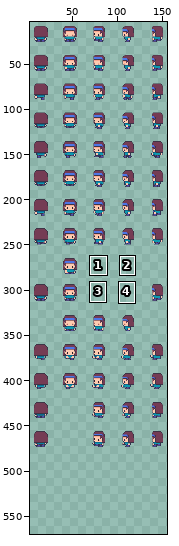
One commit to this sprite sheet: Assets/Art/S_Avatar.png. Above: a wide view before the commit, with the close-up outlined.
Close-up. Before the edit:
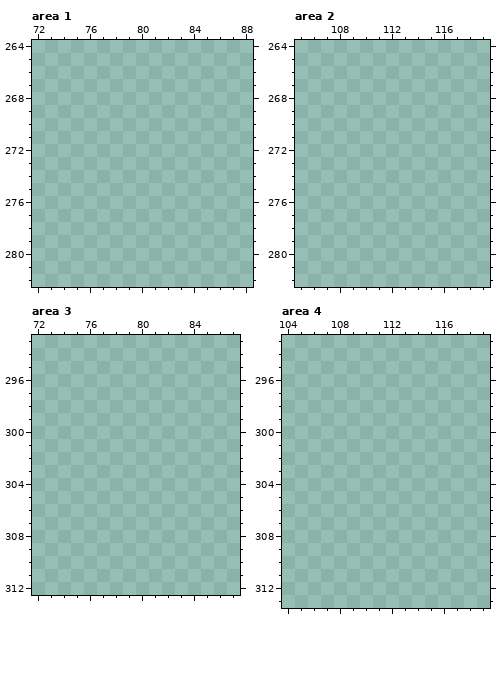
The file is 160x300 pixels. Shown: area 1: x 72..88, y 264..282; area 2: x 105..119, y 264..282; area 3: x 72..87, y 293..312; area 4: x 104..119, y 293..313. The old version is drawn lined up with the new one. The wide view leaves out empty margins. The commit also changed other parts of the picture, which this record leaves out.
Palette (. is transparent): 
The result:
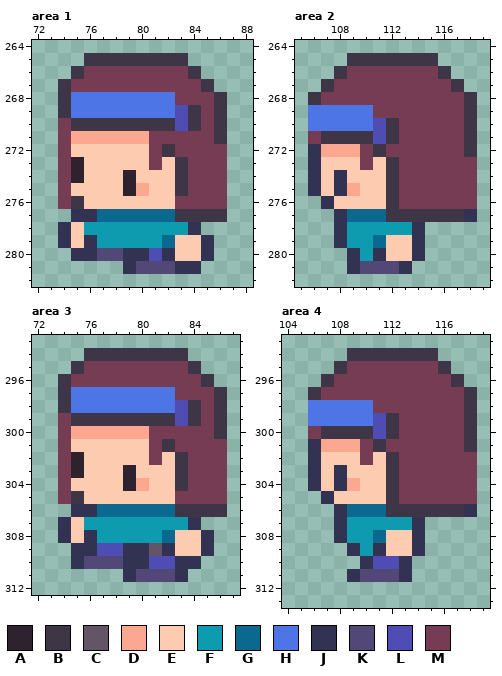
Colours new in this view: A #2e222f  B #3e3546  C #625565  D #fca790  E #fdcbb0  F #0e9baf  G #0b698f  H #4d75e6  J #323353  K #524877  L #4f4db4  M #753c54
What changed:
canvas 160x300 -> 160x576; drawings rearranged on the sheet (the old picture shows each at its new place; 5 dropped ones are not shown)
Changed rows in their new state; - is an unchanged pixel.
Area 1:
first column x 74:
265 --BBBBBBBB---
266 -BMMMMMMMMB--
267 BMMMMMMMMMMB-
268 BHHHHHHHHMMMB
269 BHHHHHHHHLBMB
270 MBBBBBBBBLBMB
271 MDDDDDDMMMMMB
272 MEEEEEEMBMMMM
273 MAEEEEEMEBMMM
274 MAEEEAEEEBMMM
275 MEEEEADEEBMMM
276 MBEEEEEEEMMMM
277 -JJGGGGGGBBBB
278 JEFFFFFFFFJ--
279 JEJFFFFFGEEJ-
280 -JJKKJJLJEEJ-
281 -----JKKKJJ--
Area 2:
first column x 106:
265 ---BBBBBBB---
266 --BMMMMMMMB--
267 -BMMMMMMMMMB-
268 BMMMMMMMMMMMB
269 HHHHHMMMMMMMB
270 HHHHHLBMMMMMB
271 MBBBBLBMMMMMB
272 JDDDMBMMMMMMB
273 JEEEMEBMMMMMM
274 JEJEEEBMMMMMM
275 JEJDEEBMMMMMM
276 -JEEEEBMMMMMM
277 --JGGGBBBBBBJ
278 --JFFFFFJ----
279 --JFFGEEJ----
280 ---JFJEEJ----
281 ---JKKKJ-----
Area 3:
first column x 74:
294 --BBBBBBBB---
295 -BMMMMMMMMB--
296 BMMMMMMMMMMB-
297 BHHHHHHHHMMMB
298 BHHHHHHHHLBMB
299 MBBBBBBBBLBMB
300 MDDDDDDMMMMMB
301 MEEEEEEMBMMMM
302 MAEEEEEMEBMMM
303 MAEEEAEEEBMMM
304 MEEEEADEEBMMM
305 MBEEEEEEEMMMM
306 -JJGGGGGGBBBB
307 JEFFFFFFFFJ--
308 JEJFFFFFGEEJ-
309 -JJLLJJCJEEJ-
310 -JKKKJJLLJJ--
311 -----JKKKJ---
Area 4:
first column x 106:
294 ---BBBBBBB---
295 --BMMMMMMMB--
296 -BMMMMMMMMMB-
297 BMMMMMMMMMMMB
298 HHHHHMMMMMMMB
299 HHHHHLBMMMMMB
300 MBBBBLBMMMMMB
301 JDDDMBMMMMMMB
302 JEEEMEBMMMMMM
303 JEJEEEBMMMMMM
304 JEJDEEBMMMMMM
305 -JEEEEBMMMMMM
306 --JGGGBBBBBBJ
307 --JFFFFFJ----
308 --JFFGEEJ----
309 ---JFJEEJ----
310 ----JLLJ-----
311 ---JKKKJ-----
Pixel boxes of the changes (left, top, right, bottom) in both close-ups:
added: (58, 53, 227, 274)
added: (308, 53, 477, 274)
added: (58, 348, 227, 582)
added: (308, 348, 477, 582)
